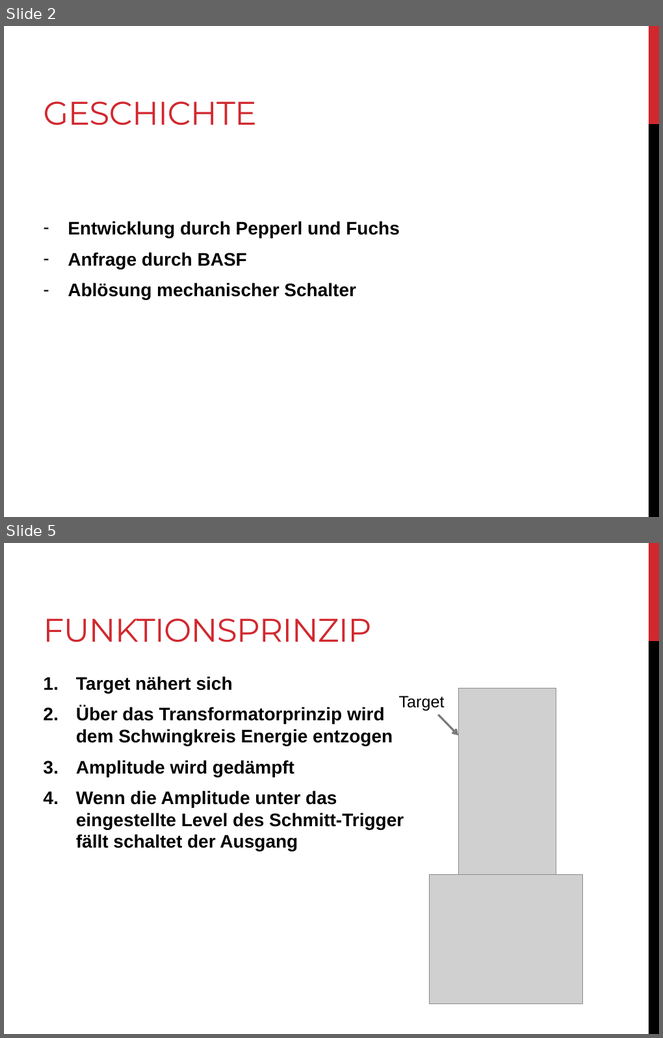
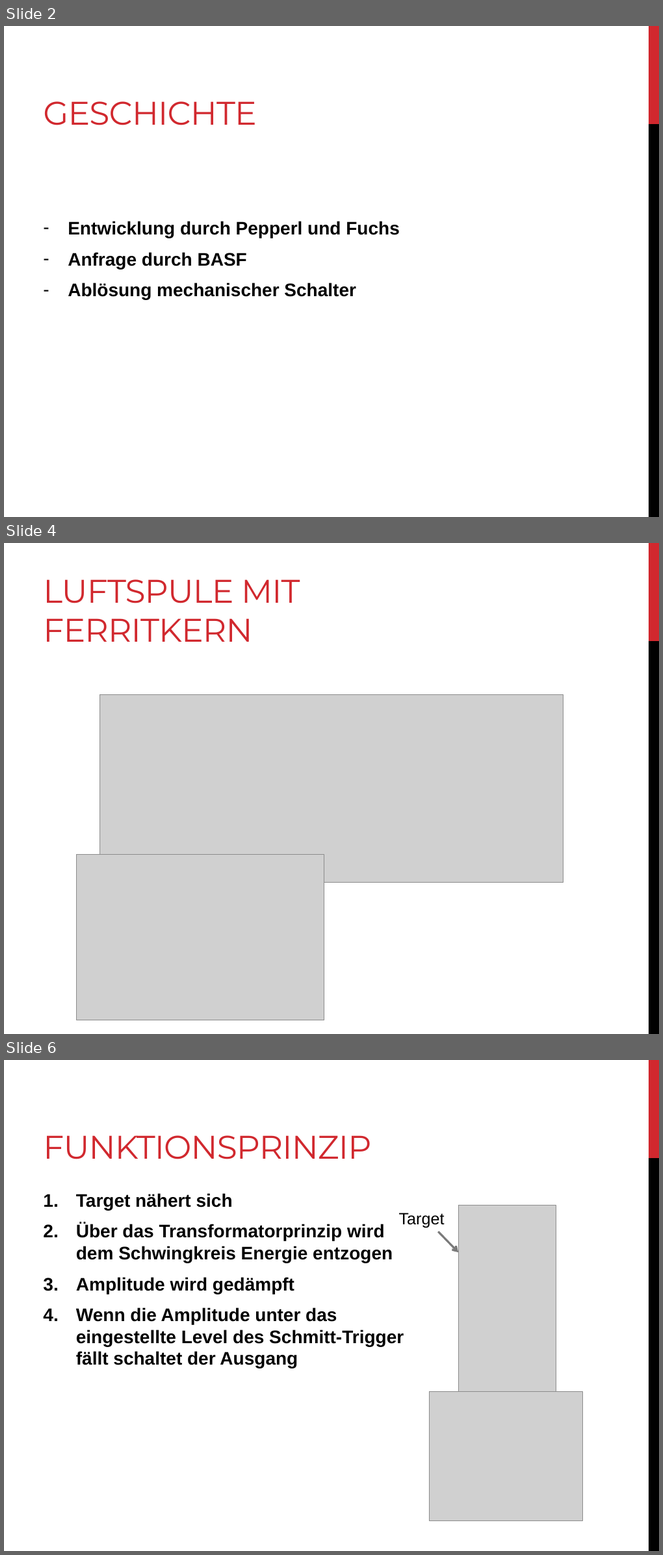
Before and after one commit to anpait00/TIB6, a slide deck: induktiv_sensoren.pptx. Shown one above the other, each under a label of ours: slides 2 and 5 before the commit, slides 2, 4 and 6 after it; the slides between them are not shown. The pictures are 663x1038 and 663x1555 pixels, drawn with LibreOffice and Linux fonts; fonts in the diff are those of the drawing; grey boxes stand for pictures. Boxes give left, top, right and bottom in pixels: in the first picture for what was removed or moved away, otherwise in the second. Text is boxed around its words. In the diff, an @@ line names an element or a change of style, - is before the commit and + after.

```diff
--- a/induktiv_sensoren.pptx
+++ b/induktiv_sensoren.pptx
@@ slide 4 added at (4, 543, 659, 1034), background #FFFFFF; not listed: 2 template elements that a slide beside it also shows @@
@@ title added at (43, 579, 300, 642), 36 pt, text #D1282E @@
+LUFTSPULE MIT FERRITKERN
@@ picture added at (100, 694, 563, 883) @@
@@ picture added at (77, 854, 324, 1021) @@
@@ what was slide 5 is now slide 6 @@
```
Also in this commit, not shown: 2 slides changed, 2 other slides added, 2 other files.
